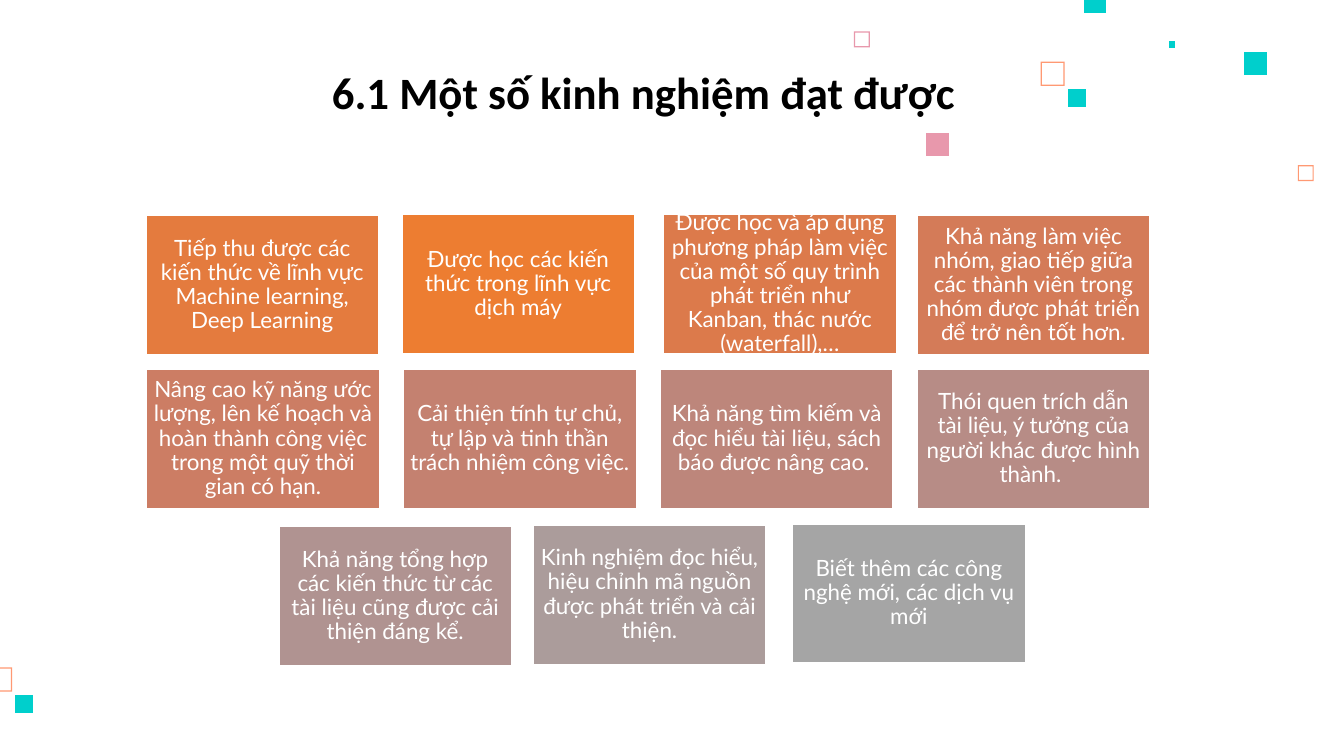
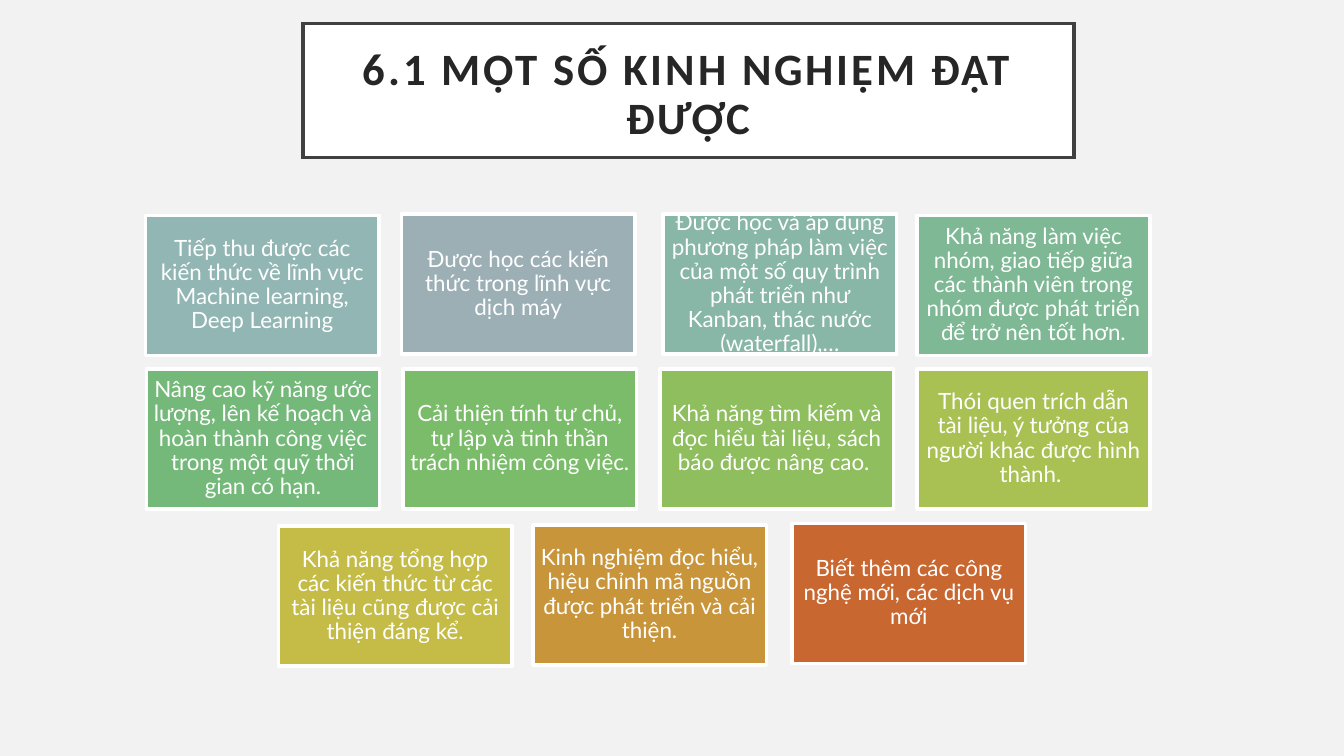
Before and after one commit to nmtri1912/kltn, a slide deck: slide 15 of Tài liệu/Presentation.pptx. Drawn at 1344x756 pixels with LibreOffice and Linux fonts; fonts in the diff are those of the drawing. Boxes give left, top, right and bottom in pixels: in the first picture for what was removed or moved away, otherwise in the second. Text is boxed around its words. In the diff, an @@ line names an element or a change of style, - is before the commit and + after.

```diff
--- a/Tài liệu/Presentation.pptx
+++ b/Tài liệu/Presentation.pptx
@@ background #FFFFFF to #F2F2F2 @@
@@ title "6.1 MỘT SỐ KINH NGHIỆM ...": place and size @@
-title "6.1 MỘT SỐ KINH NGHIỆM ..." at [332,75,955,117]
+title "6.1 MỘT SỐ KINH NGHIỆM ..." at [303,23,1075,157]
@@ title "6.1 MỘT SỐ KINH NGHIỆM ..." at [303,23,1075,157]: fill none to #FFFFFF; outline none to #404040 2.5 pt @@
@@ freeform shape removed at [1084,0,1107,13] @@
@@ title at [363,48,1010,142]: text changed; text colour #000000 to #262626 @@
-6.1 Một số kinh nghiệm đạt được
+6.1 MỘT SỐ KINH NGHIỆM ĐẠT ĐƯỢC
@@ freeform shape removed at [854,31,870,47] @@
@@ freeform shape removed at [1170,41,1177,47] @@
@@ freeform shape removed at [1244,52,1267,76] @@
@@ freeform shape removed at [1041,62,1065,86] @@
@@ freeform shape removed at [1068,90,1086,108] @@
@@ freeform shape removed at [926,133,949,156] @@
@@ freeform shape removed at [1299,165,1315,181] @@
@@ rectangle at [145,216,379,356]: fill #E47B3E to #92B6B4; outline #FFFFFF 1.5 pt to #FFFFFF 2.5 pt @@
@@ rectangle at [401,214,635,354]: fill #ED7D31 to #9BAFB5; outline #FFFFFF 1.5 pt to #FFFFFF 2.5 pt @@
@@ rectangle at [663,214,897,354]: fill #DC7A4B to #88B6A7; outline #FFFFFF 1.5 pt to #FFFFFF 2.5 pt @@
@@ rectangle at [918,216,1151,356]: fill #D47B58 to #7EB894; outline #FFFFFF 1.5 pt to #FFFFFF 2.5 pt @@
@@ rectangle at [146,369,380,509]: fill #CC7D64 to #74B97A; outline #FFFFFF 1.5 pt to #FFFFFF 2.5 pt @@
@@ rectangle at [403,369,637,509]: fill #C48170 to #7ABC69; outline #FFFFFF 1.5 pt to #FFFFFF 2.5 pt @@
@@ rectangle at [660,369,894,509]: fill #BD867B to #8EBE5E; outline #FFFFFF 1.5 pt to #FFFFFF 2.5 pt @@
@@ rectangle at [918,369,1151,509]: fill #B78C86 to #A9C153; outline #FFFFFF 1.5 pt to #FFFFFF 2.5 pt @@
@@ rectangle at [278,526,512,666]: fill #B09391 to #C4BC47; outline #FFFFFF 1.5 pt to #FFFFFF 2.5 pt @@
@@ rectangle at [533,525,767,665]: fill #AB9C9B to #C8953B; outline #FFFFFF 1.5 pt to #FFFFFF 2.5 pt @@
@@ rectangle at [792,523,1026,663]: fill #A5A5A5 to #C96731; outline #FFFFFF 1.5 pt to #FFFFFF 2.5 pt @@
@@ freeform shape removed at [0,667,12,692] @@
@@ freeform shape removed at [15,695,33,713] @@
```
Also in this commit, not shown: 15 other slides changed, 2 slides added, 2 slides removed, 2 other files.
